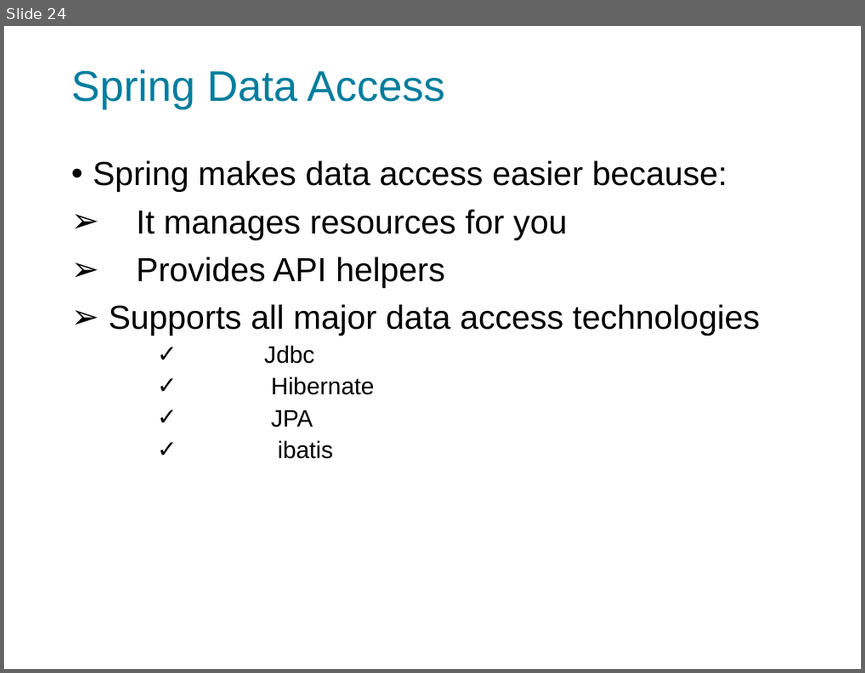
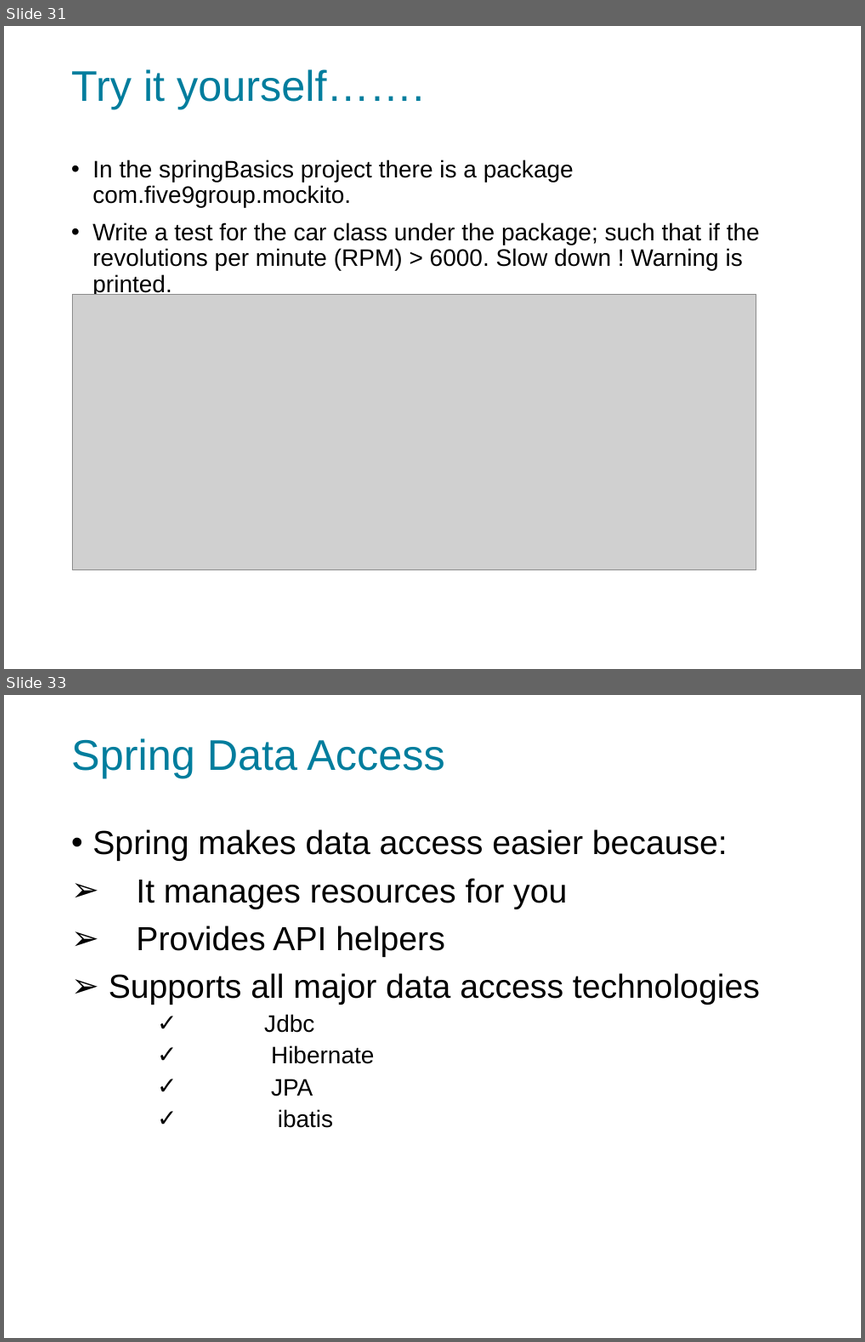
Before and after one commit to f9group/Training, a slide deck: PowerPoints/SpringFramework.pptx. Shown one above the other, each under a label of ours: slide 24 before the commit, slides 31 and 33 after it; the slides between them are not shown. The pictures are 865x673 and 865x1342 pixels, drawn with LibreOffice and Linux fonts; fonts in the diff are those of the drawing; grey boxes stand for pictures; background and template pictures are left out. Boxes give left, top, right and bottom in pixels: in the first picture for what was removed or moved away, otherwise in the second. Text is boxed around its words. In the diff, an @@ line names an element or a change of style, - is before the commit and + after.

```diff
--- a/PowerPoints/SpringFramework.pptx
+++ b/PowerPoints/SpringFramework.pptx
@@ slide 31 added at (4, 26, 861, 669), background picture (left out) @@
@@ title added at (71, 69, 424, 109), 36 pt, text #007D9D @@
+Try it yourself…….
@@ text added at (92, 159, 760, 296), 20 pt, text #000000 @@
+• In the springBasics project there is a package com.five9group.mockito.
+• Write a test for the car class under the package; such that if the revolutions per minute (RPM) > 6000. Slow down ! Warning is printed.
@@ picture added at (73, 295, 755, 569) @@
@@ what was slide 24 is now slide 33 @@
```
Also in this commit, not shown: 41 slides changed, 25 other slides added, 1 other file.
